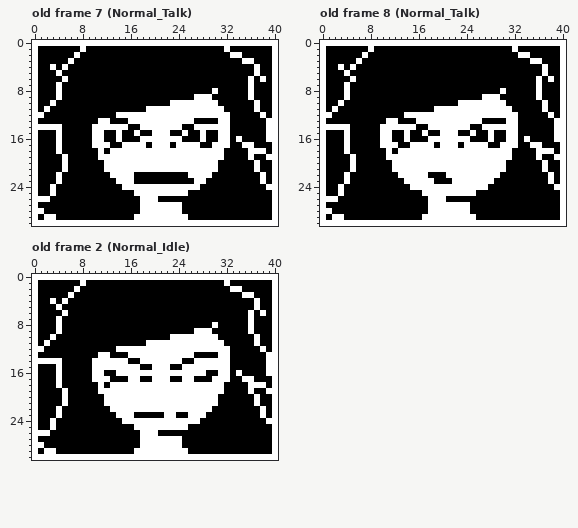
Pixel-art file: Assets/_img/1313 HUD/BrutalTalkingheadSmall.ase. The picture above is the old version.
41x31 pixels, 8 frames. Shown: old frame 7 (Normal_Talk), old frame 8 (Normal_Talk), old frame 2 (Normal_Idle).
The result:
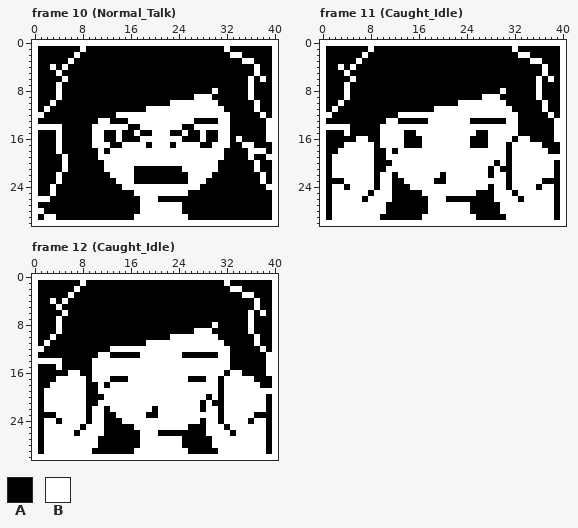
Palette (. is transparent): A #000000  B #ffffff
A new or re-ordered frame is compared with the old frame closest to it.
The edit:
frames 8 -> 12
Frame 10 (Normal_Talk) is new; against old frame 7 (Normal_Talk):
y 21: x 17..24 BBBBBBBB -> AAAAAAAA
y 23: x 26 A -> B
Frame 11 (Caught_Idle) is new; against old frame 8 (Normal_Talk):
y 12: x 13 A -> B
y 13: x 16..17 BB -> AA; x 25..26 BB -> AA
y 14: x 16..17 AA -> BB; x 25..26 AA -> BB
y 15: x 12..14 AAB -> BBA; x 16 A -> B; x 18..19 AA -> BB; x 23..24 AA -> BB; x 29..30 AA -> BB
y 16: x 4 B -> A; x 6..7 AA -> BB; x 12..14 AAB -> BBA; x 17 A -> B; x 29..30 AA -> BB; x 32..33 BA -> AB
y 17: x 5..8 AAAA -> BBBB; x 13 A -> B; x 15..16 BB -> AA; x 19 A -> B; x 23 A -> B; x 25..29 BBBAA -> AAABB; x 31 B -> A; x 33..34 AA -> BB
y 18: x 3 A -> B; x 5..8 AAAA -> BBBB; x 31..35 BAAAA -> ABBBB; x 38 B -> A
y 19: x 2..4 AAA -> BBB; x 6..8 AAA -> BBB; x 31..35 BAAAA -> ABBBB; x 37..38 AA -> BB
y 20: x 2..4 AAA -> BBB; x 6..8 AAA -> BBB; x 29 B -> A; x 32..36 AAAAA -> BBBBB; x 38 A -> B
y 21: x 2..4 AAA -> BBB; x 6..8 AAA -> BBB; x 11 A -> B; x 28 B -> A; x 30 B -> A; x 32..36 AAAAA -> BBBBB; x 38 A -> B
y 22: x 2..3 AA -> BB; x 5..8 AAAA -> BBBB; x 10..11 AA -> BB; x 18..19 AA -> BB; x 28 B -> A; x 30 A -> B; x 32..37 AAAAAA -> BBBBBB
y 23: x 5..8 AAAA -> BBBB; x 10..11 AA -> BB; x 21 A -> B; x 29..30 AA -> BB; x 32..36 AAAAA -> BBBBB; x 38 B -> A
y 24: x 2 A -> B; x 5..8 AAAA -> BBBB; x 10..11 AA -> BB; x 29..30 AA -> BB; x 32..35 AAAA -> BBBB; x 37..39 AAB -> BBA
y 25: x 2 A -> B; x 4..7 AAAA -> BBBB; x 9..11 AAA -> BBB; x 29..31 AAA -> BBB; x 33..38 AAAAAA -> BBBBBB
y 26: x 1 B -> A; x 3..6 AAAA -> BBBB; x 8..11 AAAA -> BBBB; x 29..32 AAAA -> BBBB; x 34..38 AAAAA -> BBBBB
y 27: x 2..10 AAAAAAAAA -> BBBBBBBBB; x 30..38 AAAAAAAAA -> BBBBBBBBB
y 28: x 1..10 BAAAAAAAAA -> ABBBBBBBBB; x 30..38 AAAAAAAAA -> BBBBBBBBB
y 29: x 4..9 AAAAAA -> BBBBBB; x 31..38 AAAAAAAA -> BBBBBBBB
Frame 12 (Caught_Idle) is new; against old frame 2 (Normal_Idle):
y 12: x 13 A -> B
y 13: x 16..17 BB -> AA; x 25..26 BB -> AA
y 14: x 16..17 AA -> BB; x 25..26 AA -> BB
y 15: x 18..19 AA -> BB; x 23..24 AA -> BB
y 16: x 4 B -> A; x 6..7 AA -> BB; x 12..13 AA -> BB; x 29..30 AA -> BB; x 32..33 BA -> AB
y 17: x 5..8 AAAA -> BBBB; x 18..19 AA -> BB; x 23..24 AA -> BB; x 26 B -> A; x 29 A -> B; x 31 B -> A; x 33..34 AA -> BB
y 18: x 3 A -> B; x 5..8 AAAA -> BBBB; x 31..35 BAAAA -> ABBBB; x 38 B -> A
y 19: x 2..4 AAA -> BBB; x 6..8 AAA -> BBB; x 31..35 BAAAA -> ABBBB; x 37..38 AA -> BB
y 20: x 2..4 AAA -> BBB; x 6..8 AAA -> BBB; x 29 B -> A; x 32..36 AAAAA -> BBBBB; x 38 A -> B
y 21: x 2..4 AAA -> BBB; x 6..8 AAA -> BBB; x 11 A -> B; x 28 B -> A; x 30 B -> A; x 32..36 AAAAA -> BBBBB; x 38 A -> B
y 22: x 2..3 AA -> BB; x 5..8 AAAA -> BBBB; x 10..11 AA -> BB; x 20 B -> A; x 28 B -> A; x 30 A -> B; x 32..37 AAAAAA -> BBBBBB
y 23: x 5..8 AAAA -> BBBB; x 10..11 AA -> BB; x 17..18 AA -> BB; x 21 A -> B; x 24..25 AA -> BB; x 29..30 AA -> BB; x 32..36 AAAAA -> BBBBB; x 38 B -> A
y 24: x 2 A -> B; x 5..8 AAAA -> BBBB; x 10..11 AA -> BB; x 29..30 AA -> BB; x 32..35 AAAA -> BBBB; x 37..39 AAB -> BBA
y 25: x 2 A -> B; x 4..7 AAAA -> BBBB; x 9..11 AAA -> BBB; x 29..31 AAA -> BBB; x 33..38 AAAAAA -> BBBBBB
y 26: x 1 B -> A; x 3..6 AAAA -> BBBB; x 8..11 AAAA -> BBBB; x 29..32 AAAA -> BBBB; x 34..38 AAAAA -> BBBBB
y 27: x 2..10 AAAAAAAAA -> BBBBBBBBB; x 30..38 AAAAAAAAA -> BBBBBBBBB
y 28: x 1..10 BAAAAAAAAA -> ABBBBBBBBB; x 30..38 AAAAAAAAA -> BBBBBBBBB
y 29: x 4..9 AAAAAA -> BBBBBB; x 31..38 AAAAAAAA -> BBBBBBBB
